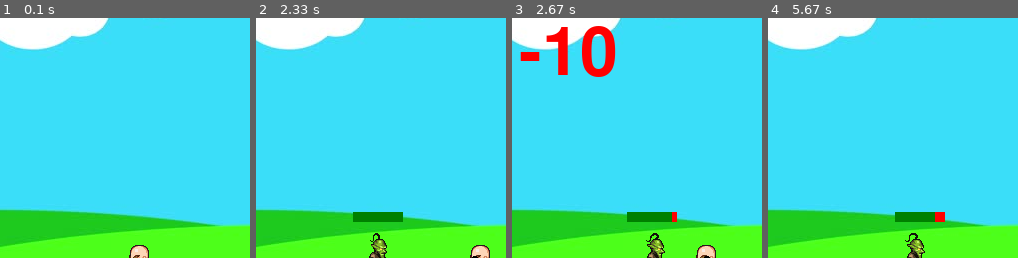
Above: before the commit, frames 1-4 (left to right).
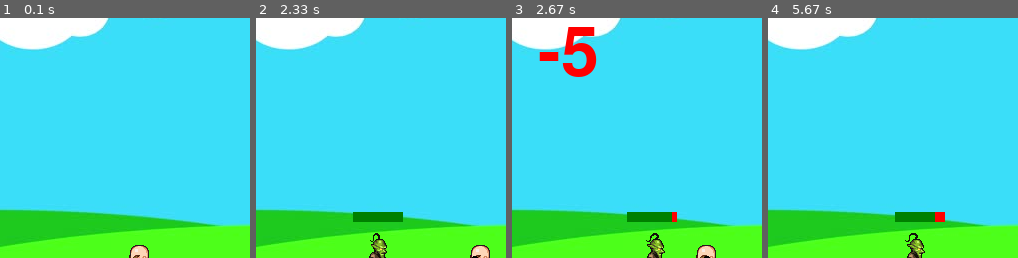
Above: after the commit, the same moments.

Repository: rakasan/pygame
Game: pygame game, started from basic_training/main.py
The game is run twice, just before and just after one commit, with the same random seed, the same clock (stepped at 60 frames per second) and the same inputs.
Inputs:
- Up to frame 1 (0.1 s): no input
- Up to frame 2 (2.33 s): tap Space at 0.33, 0.73, 1.03, 1.23, 1.57, 1.87, 2.07 s; hold Right 0.67-1.13 s; hold Up 1.17-1.47 s; hold Right 1.5-1.97 s; hold Left from 2 s (still down)
- Up to frame 3 (2.67 s): tap Space at 2.37 s; release Left at 2.53 s
- Up to frame 4 (5.67 s): no input
The pictures show only the part of the screen within x 39-89%, y 41-91%; the shares and areas given below are measured in that part.

Frames 1-2 are identical in both runs. In frame 3, 3.8% of the frame differs, in the area x 3-42%, y 3-25%; in frame 4, nothing differs.

Commit message:
Fixed overlay bugs

Diff:
--- a/basic_training/main.py
+++ b/basic_training/main.py
@@ -113,12 +113,14 @@
       #  pygame.draw.rect(win,(255,0,0),self.hitbox,2)
 
     def hit(self):
+        self.isJump = False
+        self.jumpCount = 10
         self.x = 60
         self.y = 410
         self.walkCount = 0
 
         font1 = pygame.font.SysFont('comicsans',100)
-        text = font1.render('-10',1,(255,0,0))
+        text = font1.render('-5',1,(255,0,0))
         win.blit(text,(250 - (text.get_width()/2),200))
         pygame.display.update()
 
@@ -164,10 +166,12 @@
 bullets = []
 while run:
     clock.tick(FPS)
-    if man.hitbox[1] < goblin.hitbox[1] + goblin.hitbox[3] and man.hitbox[1] + man.hitbox[3] > goblin.hitbox[1]:
-        if man.hitbox[0] + man.hitbox[2] > goblin.hitbox[0] and man.hitbox[0]  < goblin.hitbox[0] + goblin.hitbox[3]:
-            man.hit()
-            score -=5
+    if goblin.visible == True:
+        if man.hitbox[1] < goblin.hitbox[1] + goblin.hitbox[3] and man.hitbox[1] + man.hitbox[3] > goblin.hitbox[1]:
+            if man.hitbox[0] + man.hitbox[2] > goblin.hitbox[0] and man.hitbox[0]  < goblin.hitbox[0] + goblin.hitbox[3]:
+                man.hit()
+                score -=5
+
     if shootLoop  >0:
         shootLoop +=1
     if shootLoop > 3:
